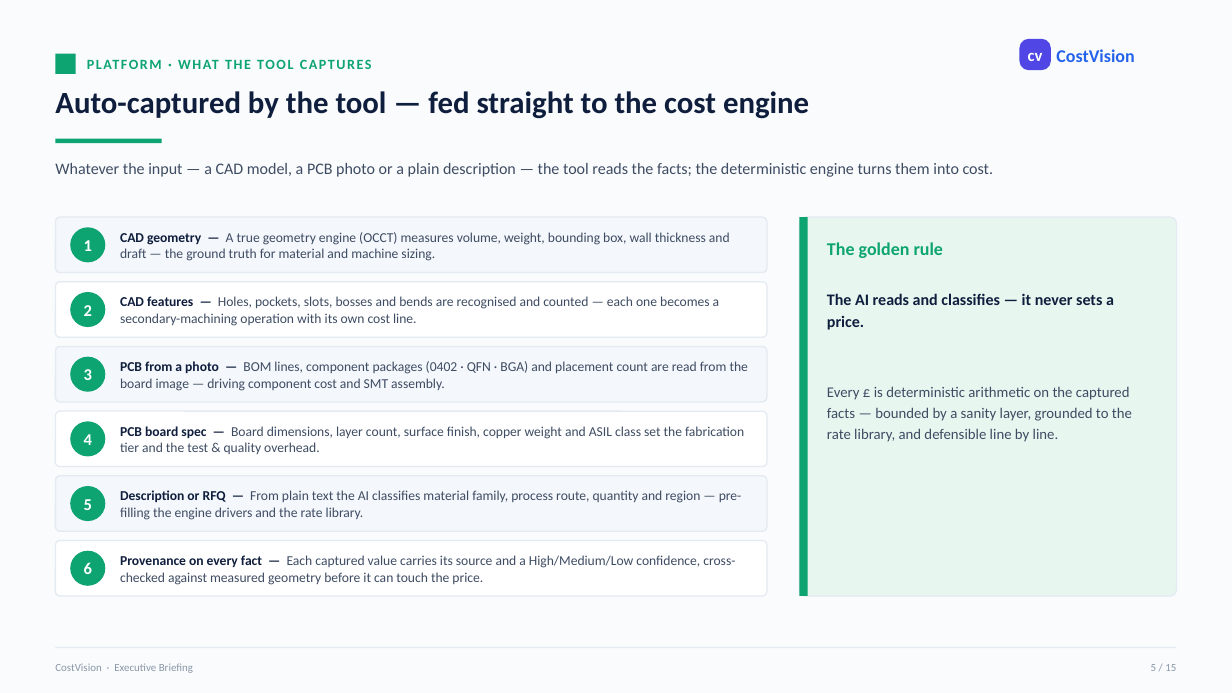
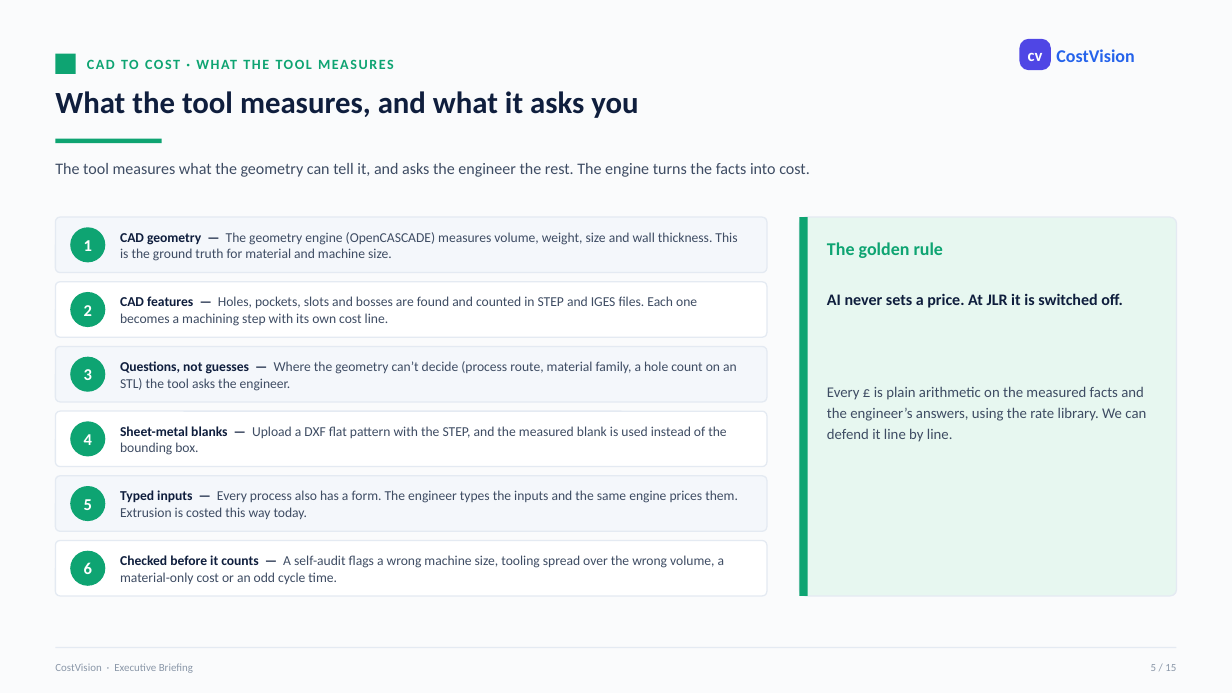
Before and after one commit to bhosaleavinash546/leamington-marathi, a slide deck: slide 5 of CostVision-Executive-Summary.pptx. Drawn at 1232x693 pixels with LibreOffice and Linux fonts; fonts in the diff are those of the drawing. Boxes give left, top, right and bottom in pixels: in the first picture for what was removed or moved away, otherwise in the second. Text is boxed around its words. In the diff, an @@ line names an element or a change of style, - is before the commit and + after.

```diff
--- a/CostVision-Executive-Summary.pptx
+++ b/CostVision-Executive-Summary.pptx
@@ text at [121, 59, 139, 69]: text changed @@
-PLATFORM · WHAT THE TOOL CAPTURES
+CAD TO COST · WHAT THE TOOL MEASURES
@@ text at [55, 91, 638, 118]: text changed @@
-Auto-captured by the tool — fed straight to the cost engine
+What the tool measures, and what it asks you
@@ text at [55, 163, 810, 177]: text changed @@
-Whatever the input — a CAD model, a PCB photo or a plain description — the tool reads the facts; the deterministic engine turns them into cost.
+The tool measures what the geometry can tell it, and asks the engineer the rest. The engine turns the facts into cost.
@@ text at [120, 232, 737, 261]: text changed @@
-CAD geometry — A true geometry engine (OCCT) measures volume, weight, bounding box, wall thickness and draft — the ground truth for material and machine sizing.
+CAD geometry — The geometry engine (OpenCASCADE) measures volume, weight, size and wall thickness. This is the ground truth for material and machine size.
@@ text at [120, 296, 697, 326]: text changed @@
-CAD features — Holes, pockets, slots, bosses and bends are recognised and counted — each one becomes a secondary-machining operation with its own cost line.
+CAD features — Holes, pockets, slots and bosses are found and counted in STEP and IGES files. Each one becomes a machining step with its own cost line.
@@ text at [827, 293, 1123, 308]: text changed @@
-The AI reads and classifies — it never sets a price.
+AI never sets a price. At JLR it is switched off.
@@ text at [120, 361, 737, 391]: text changed @@
-PCB from a photo — BOM lines, component packages (0402 · QFN · BGA) and placement count are read from the board image — driving component cost and SMT assembly.
+Questions, not guesses — Where the geometry can’t decide (process route, material family, a hole count on an STL) the tool asks the engineer.
@@ text at [827, 386, 1146, 442]: text changed @@
-Every £ is deterministic arithmetic on the captured facts — bounded by a sanity layer, grounded to the rate library, and defensible line by line.
+Every £ is plain arithmetic on the measured facts and the engineer’s answers, using the rate library. We can defend it line by line.
@@ text at [120, 426, 726, 455]: text changed @@
-PCB board spec — Board dimensions, layer count, surface finish, copper weight and ASIL class set the fabrication tier and the test & quality overhead.
+Sheet-metal blanks — Upload a DXF flat pattern with the STEP, and the measured blank is used instead of the bounding box.
@@ text at [120, 490, 738, 519]: text changed @@
-Description or RFQ — From plain text the AI classifies material family, process route, quantity and region — pre-filling the engine drivers and the rate library.
+Typed inputs — Every process also has a form. The engineer types the inputs and the same engine prices them. Extrusion is costed this way today.
@@ text at [120, 555, 725, 584]: text changed @@
-Provenance on every fact — Each captured value carries its source and a High/Medium/Low confidence, cross-checked against measured geometry before it can touch the price.
+Checked before it counts — A self-audit flags a wrong machine size, tooling spread over the wrong volume, a material-only cost or an odd cycle time.
```
Also in this commit, not shown: 14 other slides changed.
